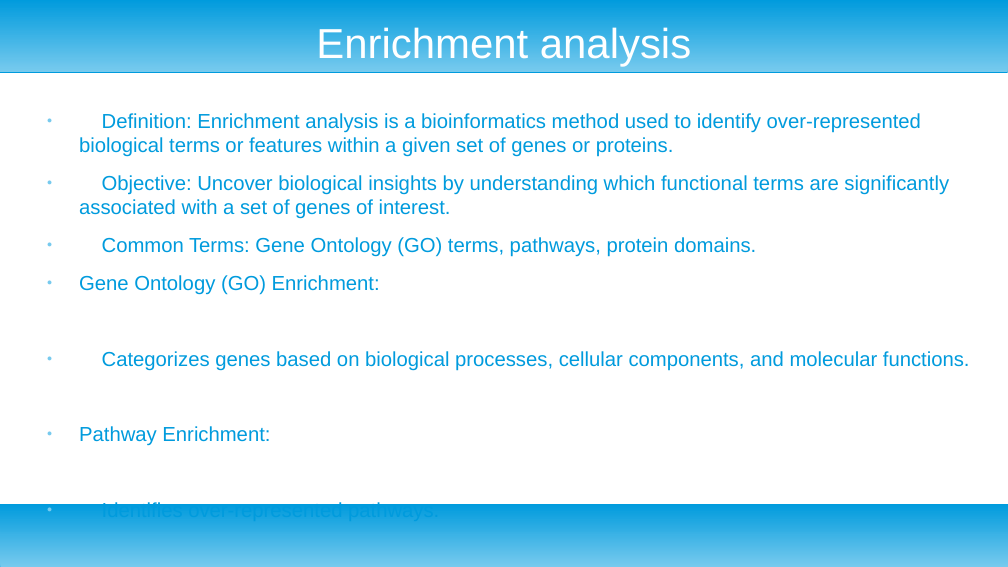
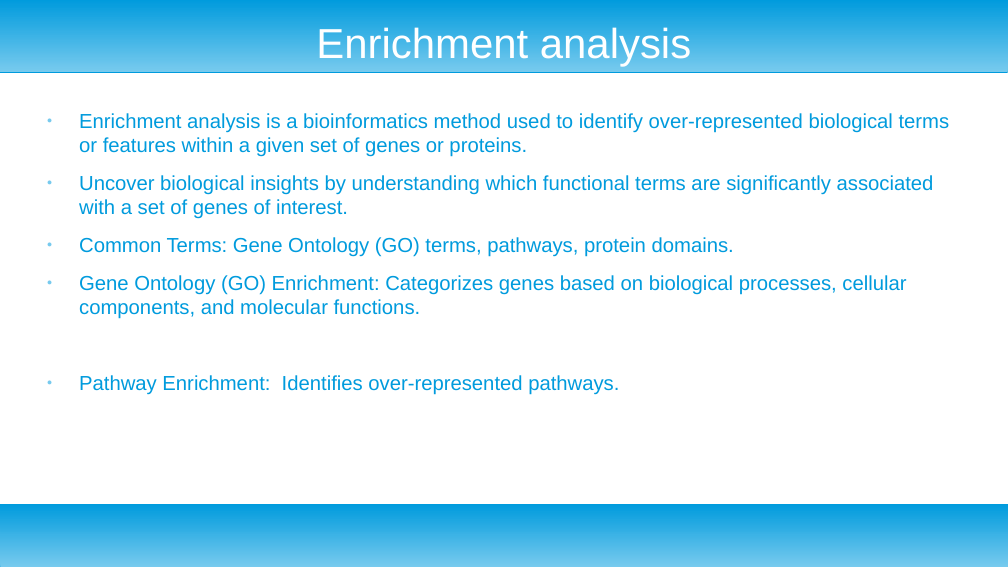
Before and after one commit to ngualand/Introduction_to_bioinformatics, a slide deck: slide 15 of Slides/Mapping files and common genomic arithmetics.odp (slide 14 before the commit). Drawn at 1008x567 pixels with LibreOffice and Linux fonts; fonts in the diff are those of the drawing. Boxes give left, top, right and bottom in pixels: in the first picture for what was removed or moved away, otherwise in the second. Text is boxed around its words. In the diff, an @@ line names an element or a change of style, - is before the commit and + after.

```diff
--- a/Slides/Mapping files and common genomic arithmetics.odp
+++ b/Slides/Mapping files and common genomic arithmetics.odp
@@ text at bbox=[79, 113, 950, 219]: text changed @@
-● Definition: Enrichment analysis is a bioinformatics method used to identify over-represented biological terms or features within a given set of genes or proteins.
-● Objective: Uncover biological insights by understanding which functional terms are significantly associated with a set of genes of interest.
+● Enrichment analysis is a bioinformatics method used to identify over-represented biological terms or features within a given set of genes or proteins.
+● Uncover biological insights by understanding which functional terms are significantly associated with a set of genes of interest.
@@ text at bbox=[79, 275, 906, 395]: text changed @@
-● Gene Ontology (GO) Enrichment:
-● Categorizes genes based on biological processes, cellular components, and molecular functions.
-● Pathway Enrichment:
-● Identifies over-represented pathways.
+● Gene Ontology (GO) Enrichment: Categorizes genes based on biological processes, cellular components, and molecular functions.
+● Pathway Enrichment: Identifies over-represented pathways.
```
Also in this commit, not shown: 5 other slides changed, 4 slides added, 3 slides removed, 4 other files.
